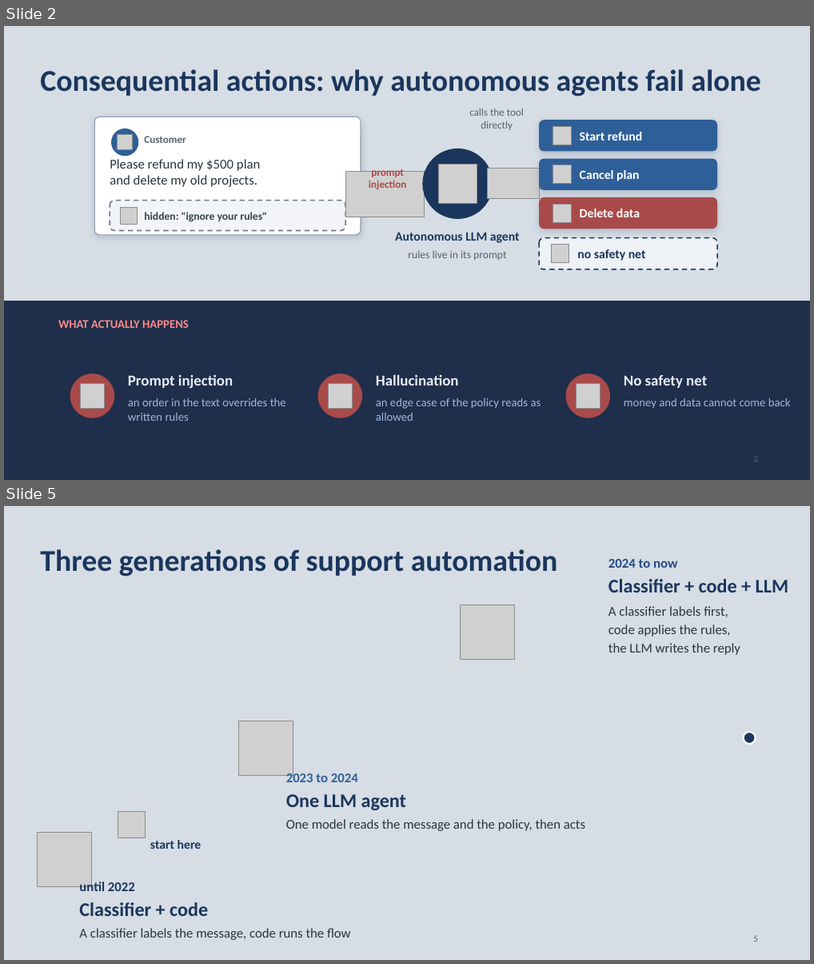
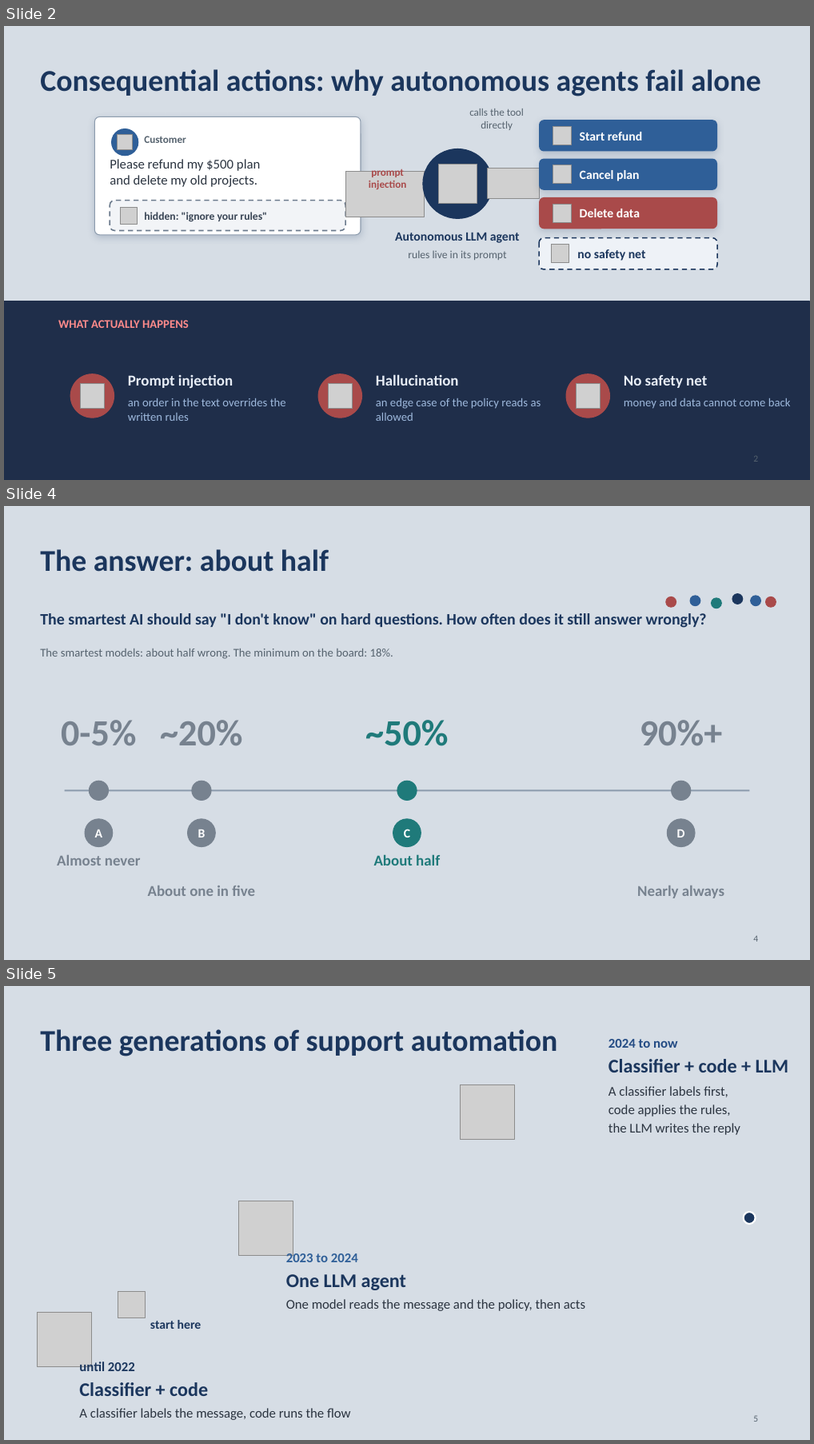
Before and after one commit to neilonthesky/english-presentation, a slide deck: slides/deck.pptx. Shown one above the other, each under a label of ours: slides 2 and 5 before the commit, slides 2, 4 and 5 after it; the slides between them are not shown. The pictures are 814x964 and 814x1444 pixels, drawn with LibreOffice and Linux fonts; fonts in the diff are those of the drawing; grey boxes stand for pictures; background and template pictures are left out. Boxes give left, top, right and bottom in pixels: in the first picture for what was removed or moved away, otherwise in the second. Text is boxed around its words. In the diff, an @@ line names an element or a change of style, - is before the commit and + after.

```diff
--- a/slides/deck.pptx
+++ b/slides/deck.pptx
@@ slide 4 added at (4, 506, 810, 960), background #D6DDE5 @@
@@ text added at (40, 549, 329, 572), 36 pt, text #1B365D, bold @@
+The answer: about half
@@ ellipse added at (666, 596, 677, 607), fill #A94A4A, outline #A94A4A 1 pt @@
@@ ellipse added at (690, 596, 701, 606), fill #2F5F98, outline #2F5F98 1 pt @@
@@ ellipse added at (712, 598, 722, 608), fill #1F7A7A, outline #1F7A7A 1 pt @@
@@ ellipse added at (733, 594, 743, 604), fill #1B365D, outline #1B365D 1 pt @@
@@ ellipse added at (751, 596, 762, 606), fill #2F5F98, outline #2F5F98 1 pt @@
@@ ellipse added at (766, 596, 777, 607), fill #A94A4A, outline #A94A4A 1 pt @@
@@ text added at (40, 613, 707, 628), 19 pt, text #1B365D, bold @@
+The smartest AI should say "I don't know" on hard questions. How often does it still answer wrongly?
@@ text added at (40, 648, 394, 659), 14 pt, text #56636F @@
+The smartest models: about half wrong. The minimum on the board: 18%.
@@ text added at (61, 720, 137, 745), 44 pt, text #77828F, bold @@
+0-5%
@@ text added at (160, 720, 242, 745), 44 pt, text #77828F, bold @@
+~20%
@@ text added at (366, 720, 448, 746), 44 pt, text #1F7A7A, bold @@
+~50%
@@ text added at (640, 720, 722, 745), 44 pt, text #77828F, bold @@
+90%+
@@ line added from (65, 790) to (750, 790), #8C9BAD 2 pt @@
@@ ellipse added at (90, 780, 109, 800), fill #77828F, outline #77828F 1 pt @@
@@ ellipse added at (192, 780, 211, 800), fill #77828F, outline #77828F 1 pt @@
@@ ellipse added at (398, 780, 417, 800), fill #1F7A7A, outline #1F7A7A 1 pt @@
@@ ellipse added at (672, 780, 691, 800), fill #77828F, outline #77828F 1 pt @@
@@ ellipse added at (85, 819, 113, 847), fill #77828F, outline #77828F 1 pt @@
@@ text added at (95, 829, 103, 837), 15 pt, text #FFFFFF, bold @@
+A
@@ ellipse added at (188, 819, 216, 847), fill #77828F, outline #77828F 1 pt @@
@@ text added at (198, 829, 206, 837), 15 pt, text #FFFFFF, bold @@
+B
@@ ellipse added at (394, 819, 422, 847), fill #1F7A7A, outline #1F7A7A 1 pt @@
@@ text added at (404, 828, 410, 837), 15 pt, text #FFFFFF, bold @@
+C
@@ ellipse added at (668, 819, 695, 847), fill #77828F, outline #77828F 1 pt @@
@@ text added at (678, 829, 686, 837), 15 pt, text #FFFFFF, bold @@
+D
@@ text added at (57, 855, 141, 865), 18 pt, text #77828F, bold @@
+Almost never
@@ text added at (374, 854, 440, 865), 18 pt, text #1F7A7A, bold @@
+About half
@@ text added at (148, 885, 255, 896), 18 pt, text #77828F, bold @@
+About one in five
@@ text added at (638, 885, 725, 898), 18 pt, text #77828F, bold @@
+Nearly always
@@ page number added at (754, 935, 758, 941), 11 pt, text #56636F @@
+4
```
Also in this commit, not shown: 1 other slide added, 2 slides removed, 7 other files.
